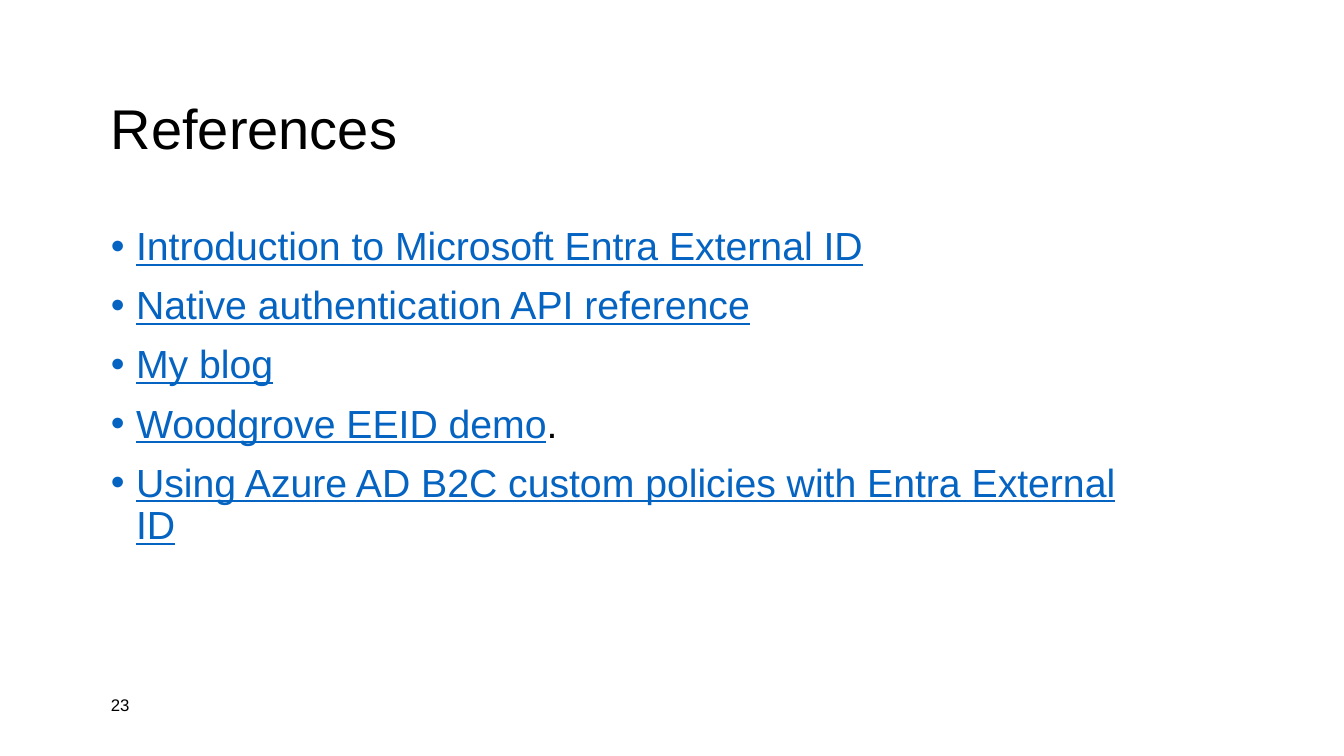
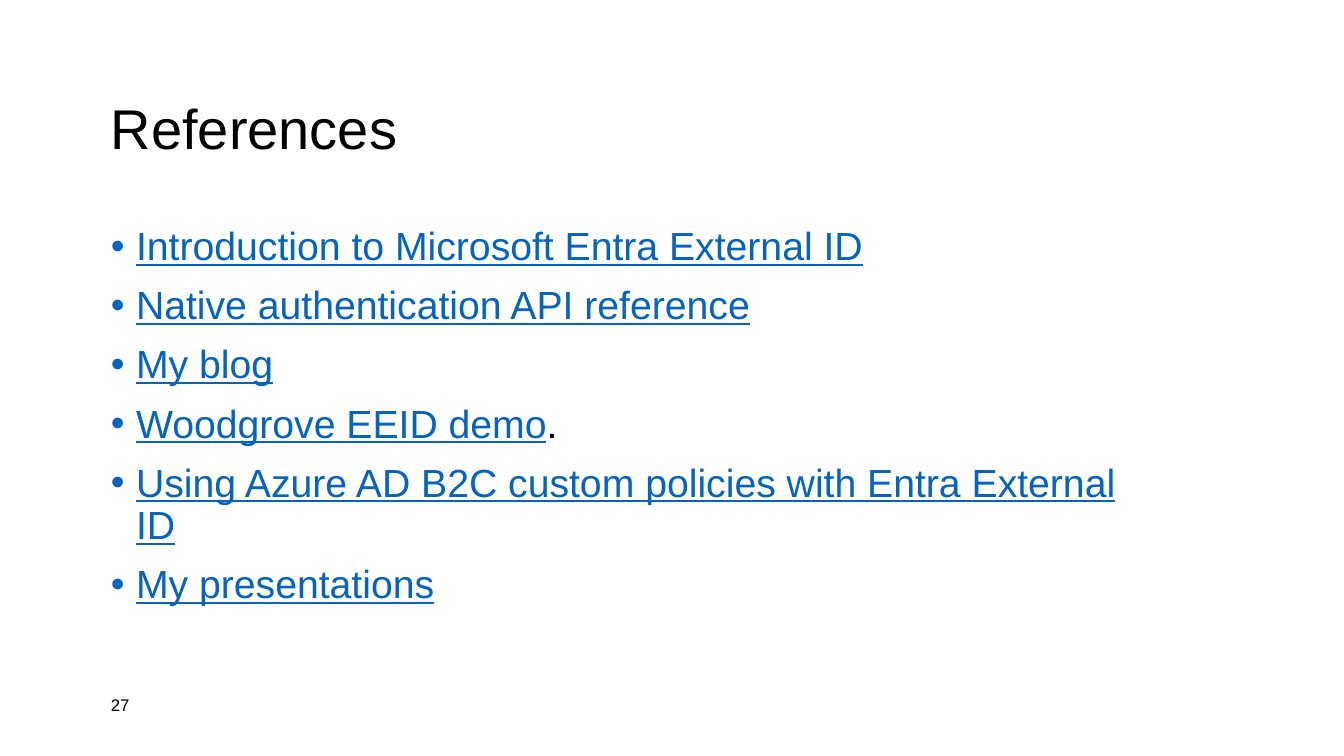
Before and after one commit to rbrayb/Presentations, a slide deck: slide 27 of A-lap-around-EEID/A-lap-around-EEID.pptx (slide 23 before the commit). Drawn at 1344x756 pixels with LibreOffice and Linux fonts; fonts in the diff are those of the drawing; background and template pictures are left out. Boxes give left, top, right and bottom in pixels: in the first picture for what was removed or moved away, otherwise in the second. Text is boxed around its words. In the diff, an @@ line names an element or a change of style, - is before the commit and + after.

```diff
--- a/A-lap-around-EEID/A-lap-around-EEID.pptx
+++ b/A-lap-around-EEID/A-lap-around-EEID.pptx
@@ text at (x1=136, y1=569, x2=434, y2=606): paragraph added @@
+• My presentations
@@ page number at (x1=111, y1=699, x2=130, y2=711): text changed @@
-23
+27
```
Also in this commit, not shown: 3 other slides changed, 5 slides added, 13 slides removed.
